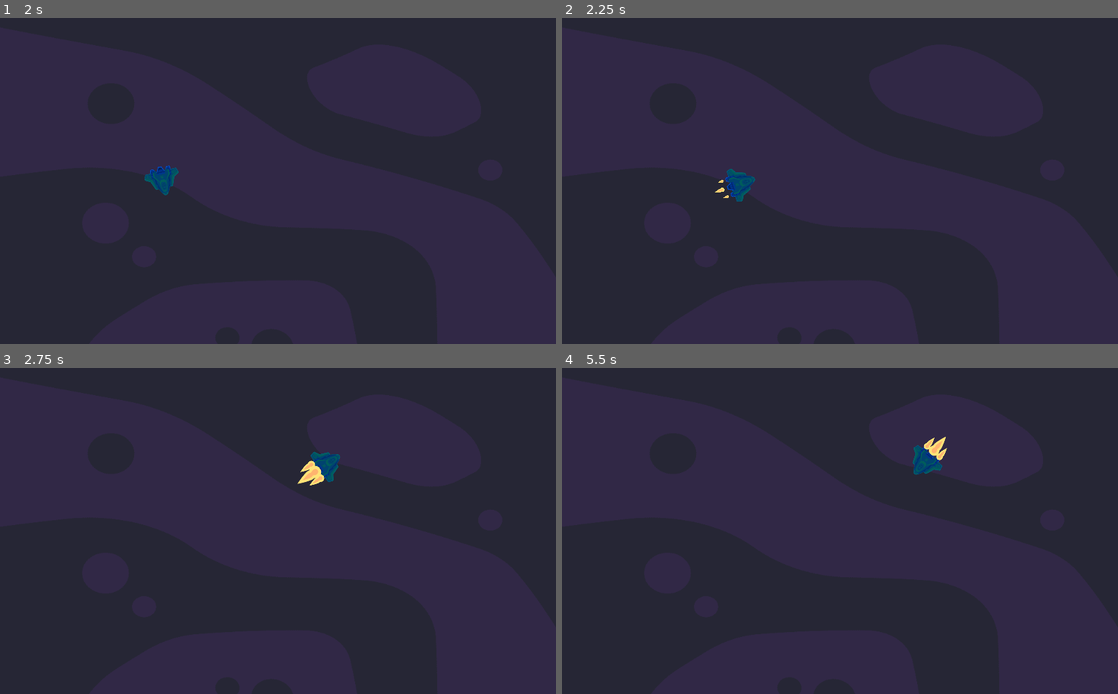
Above: before the commit, frames 1-4 (two rows, left to right).
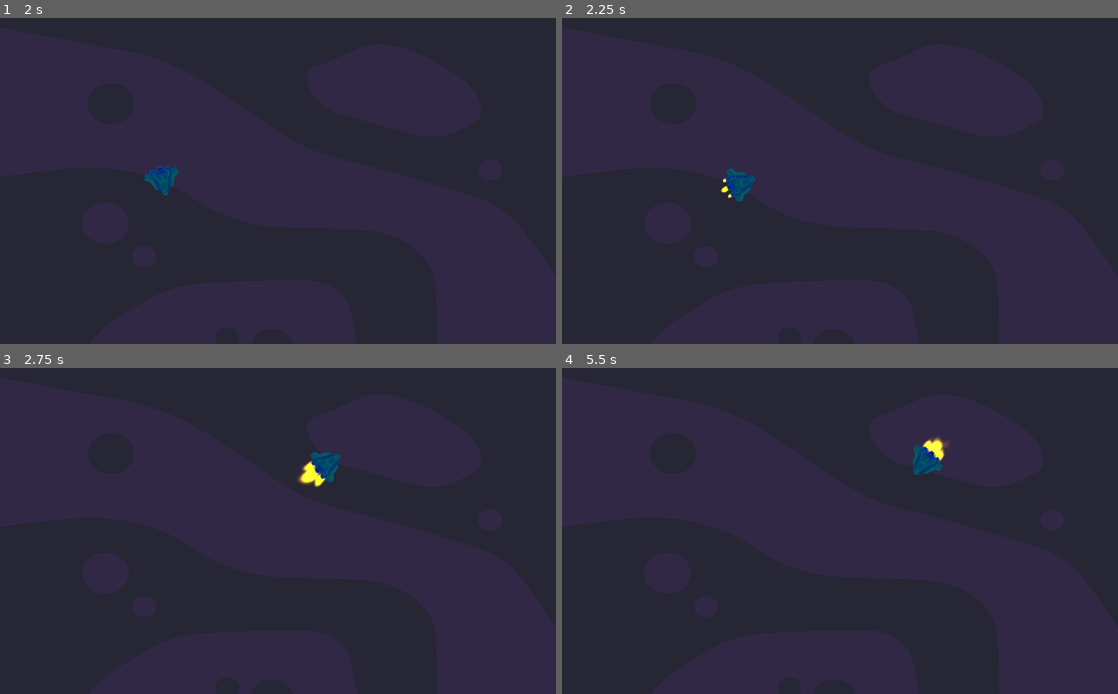
Above: after the commit, the same moments.

Repository: vickraz/godot-space-shooter-
Game: Godot game, scene res://Scenes/World.tscn
Same seed, same stepped clock (60 frames per second), same inputs: the game is played once before the commit and once after it.
Inputs (mouse positions are in pixels of both pictures, inside the frame that each line leads up to):
- Up to frame 1 (2 s): tap Enter at 0.5 s; move the mouse to (400, 164) at 0.52 s; hold D (move_right) 0.53-1.28 s; tap Space (boost) at 0.6, 1.25, 1.35 s; move the mouse to (166, 197) at 1.27 s; hold S (move_down) from 1.28 s (still down)
- Up to frame 2 (2.25 s): tap Enter at 2 s; move the mouse to (895, 109) at 2.02 s; release S (move_down) at 2.03 s; hold D (move_right) from 2.03 s (still down); hold W (move) from 2.03 s (still down)
- Up to frame 3 (2.75 s): keep holding D (move_right); keep holding W (move); tap Space (boost) at 2.3 s
- Up to frame 4 (5.5 s): move the mouse to (812, 596) at 2.77 s; release W (move) at 2.78 s; click (812, 596) at 2.85 s; tap Space (boost) at 3.05, 3.5, 3.6, 4.35, 5, 5.3 s; move the mouse to (1006, 579) at 3.52 s; release D (move_right) at 3.53 s; hold A (move_left) 3.53-5.03 s; tap Enter at 4.25 s; move the mouse to (673, 482) at 4.27 s; move the mouse to (867, 531) at 5.02 s; hold S (move_down) from 5.03 s (still down); hold W (move) from 5.03 s (still down)

Frame 1 is identical in both runs. In frame 2, less than 0.1% of the frame differs, in the area x 27-31%, y 49-56%; in frame 3, 0.3%, in the area x 53-59%, y 28-37%; in frame 4, 0.2%.

Commit message:
bättre flames

Diff:
--- /dev/null
+++ b/space shooter/Scenes/BulletExplosion.tscn
@@ -0,0 +1,36 @@
+[gd_scene load_steps=6 format=2]
+
+[ext_resource path="res://Effects/explosionflame.png" type="Texture" id=1]
+
+[sub_resource type="CanvasItemMaterial" id=1]
+blend_mode = 1
+
+[sub_resource type="Curve" id=4]
+max_value = 100.0
+_data = [ Vector2( 0, 1 ), 0.0, 0.0, 0, 0, Vector2( 0.552632, 94.6849 ), 0.0, 0.0, 0, 0, Vector2( 1, 100 ), 0.0, 0.0, 0, 0 ]
+
+[sub_resource type="Curve" id=8]
+_data = [ Vector2( 0, 1 ), 0.0, 0.0, 0, 0, Vector2( 0.985075, 0 ), 0.0, 0.0, 0, 0 ]
+
+[sub_resource type="Gradient" id=7]
+offsets = PoolRealArray( 0.021978, 0.659341, 1 )
+colors = PoolColorArray( 0.0273438, 0.954407, 1, 1, 0.0470123, 0.225512, 0.925781, 1, 0.00392157, 0.247059, 0.984314, 0 )
+
+[node name="BulletExplosion" type="CPUParticles2D"]
+material = SubResource( 1 )
+position = Vector2( 0.5, 0.5 )
+amount = 32
+explosiveness = 0.75
+randomness = 0.2
+lifetime_randomness = 0.2
+texture = ExtResource( 1 )
+spread = 180.0
+gravity = Vector2( 0, 0 )
+initial_velocity = 400.0
+initial_velocity_random = 0.2
+damping = 500.0
+damping_random = 0.19
+damping_curve = SubResource( 4 )
+scale_amount = 0.5
+scale_amount_curve = SubResource( 8 )
+color_ramp = SubResource( 7 )
--- a/space shooter/Scenes/MainShip.tscn
+++ b/space shooter/Scenes/MainShip.tscn
@@ -2,7 +2,7 @@
 
 [ext_resource path="res://Ship/green_ship.png" type="Texture" id=1]
 [ext_resource path="res://Scripts/MainShip.gd" type="Script" id=2]
-[ext_resource path="res://Ship/booster_flame.png" type="Texture" id=3]
+[ext_resource path="res://Scenes/ThrusterFlame.tscn" type="PackedScene" id=4]
 
 [node name="MainShip" type="KinematicBody2D"]
 script = ExtResource( 2 )
@@ -19,24 +19,6 @@
 wait_time = 4.0
 one_shot = true
 
-[node name="LeftBooster" type="Sprite" parent="."]
-position = Vector2( -35, -15 )
-rotation = 1.5708
-scale = Vector2( 0.25, 0.25 )
-texture = ExtResource( 3 )
-
-[node name="MainBooster" type="Sprite" parent="."]
-position = Vector2( -42, 1.49214e-13 )
-rotation = 1.5708
-scale = Vector2( 0.4, 0.4 )
-texture = ExtResource( 3 )
-
-[node name="RightBooster" type="Sprite" parent="."]
-position = Vector2( -35, 15 )
-rotation = 1.5708
-scale = Vector2( 0.25, 0.25 )
-texture = ExtResource( 3 )
-
 [node name="Bulletspawn" type="Position2D" parent="."]
 position = Vector2( 15, -16 )
 
@@ -46,5 +28,20 @@
 [node name="ShootTimer" type="Timer" parent="."]
 wait_time = 0.2
 
+[node name="ThrusterFlame" parent="." instance=ExtResource( 4 )]
+show_behind_parent = true
+position = Vector2( -30, 0 )
+scale = Vector2( 0.4, 0.4 )
+
+[node name="ThrusterFlame2" parent="." instance=ExtResource( 4 )]
+show_behind_parent = true
+position = Vector2( -25, 15 )
+scale = Vector2( 0.25, 0.25 )
+
+[node name="ThrusterFlame3" parent="." instance=ExtResource( 4 )]
+show_behind_parent = true
+position = Vector2( -25, -15 )
+scale = Vector2( 0.25, 0.25 )
+
 [connection signal="timeout" from="BoostTimer" to="." method="_on_BoostTimer_timeout"]
 [connection signal="timeout" from="ShootTimer" to="." method="_on_ShootTimer_timeout"]
--- /dev/null
+++ b/space shooter/Scenes/ThrusterFlame.tscn
@@ -0,0 +1,27 @@
+[gd_scene load_steps=5 format=2]
+
+[ext_resource path="res://Effects/explosionflame.png" type="Texture" id=1]
+
+[sub_resource type="CanvasItemMaterial" id=6]
+blend_mode = 1
+
+[sub_resource type="Curve" id=3]
+_data = [ Vector2( 0, 1 ), 0.0, 0.0, 0, 0, Vector2( 1, 0.667727 ), 0.0, 0.0, 0, 0 ]
+
+[sub_resource type="Gradient" id=1]
+offsets = PoolRealArray( 0, 0.479508, 0.995902 )
+colors = PoolColorArray( 1, 0.984375, 0, 1, 0.996094, 0.700378, 0, 1, 1, 0.537255, 0, 0 )
+
+[node name="ThrusterFlame" type="CPUParticles2D"]
+material = SubResource( 6 )
+rotation = -1.5708
+scale = Vector2( 0.5, 0.5 )
+lifetime_randomness = 0.5
+texture = ExtResource( 1 )
+direction = Vector2( 0, -1 )
+spread = 30.0
+gravity = Vector2( 0, 0 )
+initial_velocity = 100.0
+scale_amount = 0.5
+scale_amount_curve = SubResource( 3 )
+color_ramp = SubResource( 1 )
--- a/space shooter/Scripts/Bullet.gd
+++ b/space shooter/Scripts/Bullet.gd
@@ -2,7 +2,7 @@
 
 const VELOCITY = 2000
 
-#Kommer ändras från mitt skepp då bullets instansieras
+#Kommer ändras från MainShip då Bullets instansieras
 var direction := Vector2.ZERO
 
 func _ready() -> void:
@@ -15,14 +15,12 @@
 	else:
 		global_position += direction * VELOCITY * delta
 
-#kommer anropas av mitt skepp
+#Anropas av MainShip då Bullet-instanser skapas
 func set_direction(pos1: Vector2, pos2: Vector2) -> void:
 	direction = (pos2 - pos1).normalized()
 	rotation = direction.angle()
 
 
-
-
-
+#Anropas automatiskt av spelmotorn
 func _on_LifeTimer_timeout() -> void:
 	queue_free()
--- a/space shooter/Scripts/MainShip.gd
+++ b/space shooter/Scripts/MainShip.gd
@@ -43,9 +43,9 @@
 func _update_boosters() -> void:
 	var speed_rate = velocity.length()/500
 
-	$LeftBooster.scale = Vector2(0.25, 0.25) * speed_rate
-	$MainBooster.scale = Vector2(0.4, 0.4) * speed_rate
-	$RightBooster.scale = Vector2(0.25, 0.25) * speed_rate
+	$ThrusterFlame.scale = Vector2(0.25, 0.25) * speed_rate
+	$ThrusterFlame2.scale = Vector2(0.15, 0.15) * speed_rate
+	$ThrusterFlame3.scale = Vector2(0.15, 0.15) * speed_rate
 
 
 func _rotate_ship() -> void:
@@ -70,11 +70,11 @@
 	get_tree().get_root().add_child(bullet_instance2)
 
 
-#Anropas automatiskt då timern tar slut
+#Anropas automatiskt då BoostTimern tar slut
 func _on_BoostTimer_timeout() -> void:
 	can_boost = true
 	max_velocity = 500
 
-
+#Anropas automatiskt då ShootTimern tar slut
 func _on_ShootTimer_timeout() -> void:
 	can_shoot = true
Binary file removed: space shooter/Backgrounds/background_1.png
Binary file removed: space shooter/Backgrounds/background_3.png
Binary file added: space shooter/Backgrounds/bkgd_0.png
Not shown, added: space shooter/Backgrounds/bkgd_0.png.import
Binary file added: space shooter/Backgrounds/bkgd_2.png
Not shown, changed: space shooter/Backgrounds/bkgd_2.png.import
Binary file added: space shooter/Backgrounds/bkgd_3.png
Not shown, changed: space shooter/Backgrounds/bkgd_3.png.import
Not shown, changed: .DS_Store
Not shown, changed: space shooter/.DS_Store
